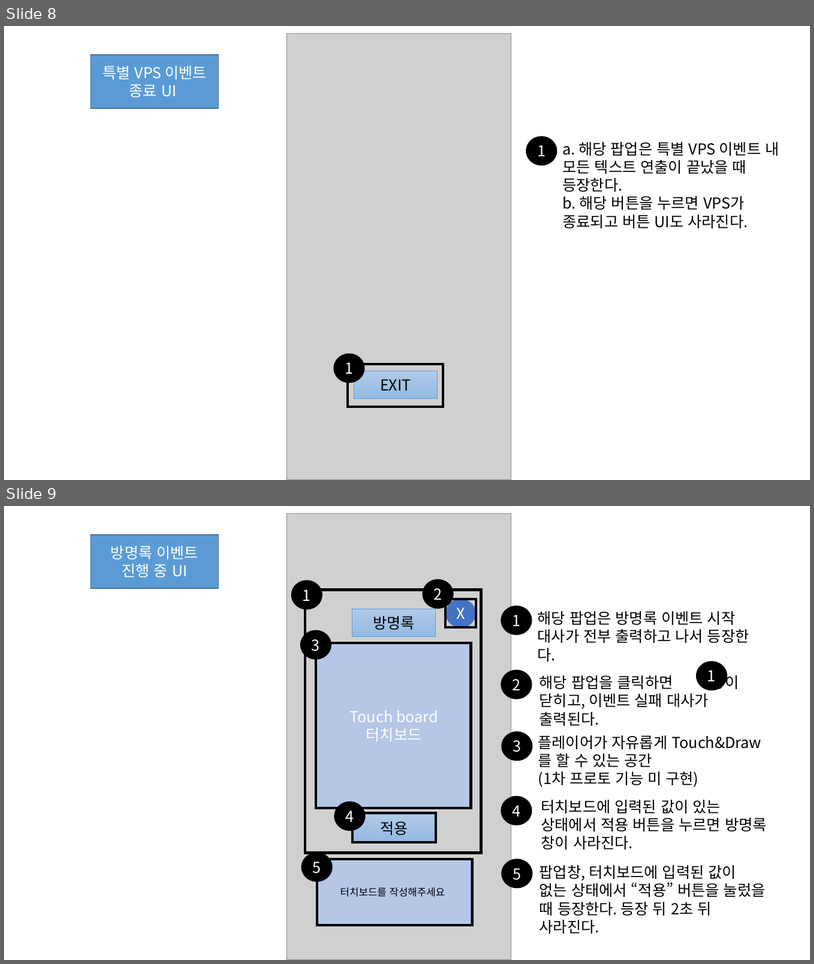
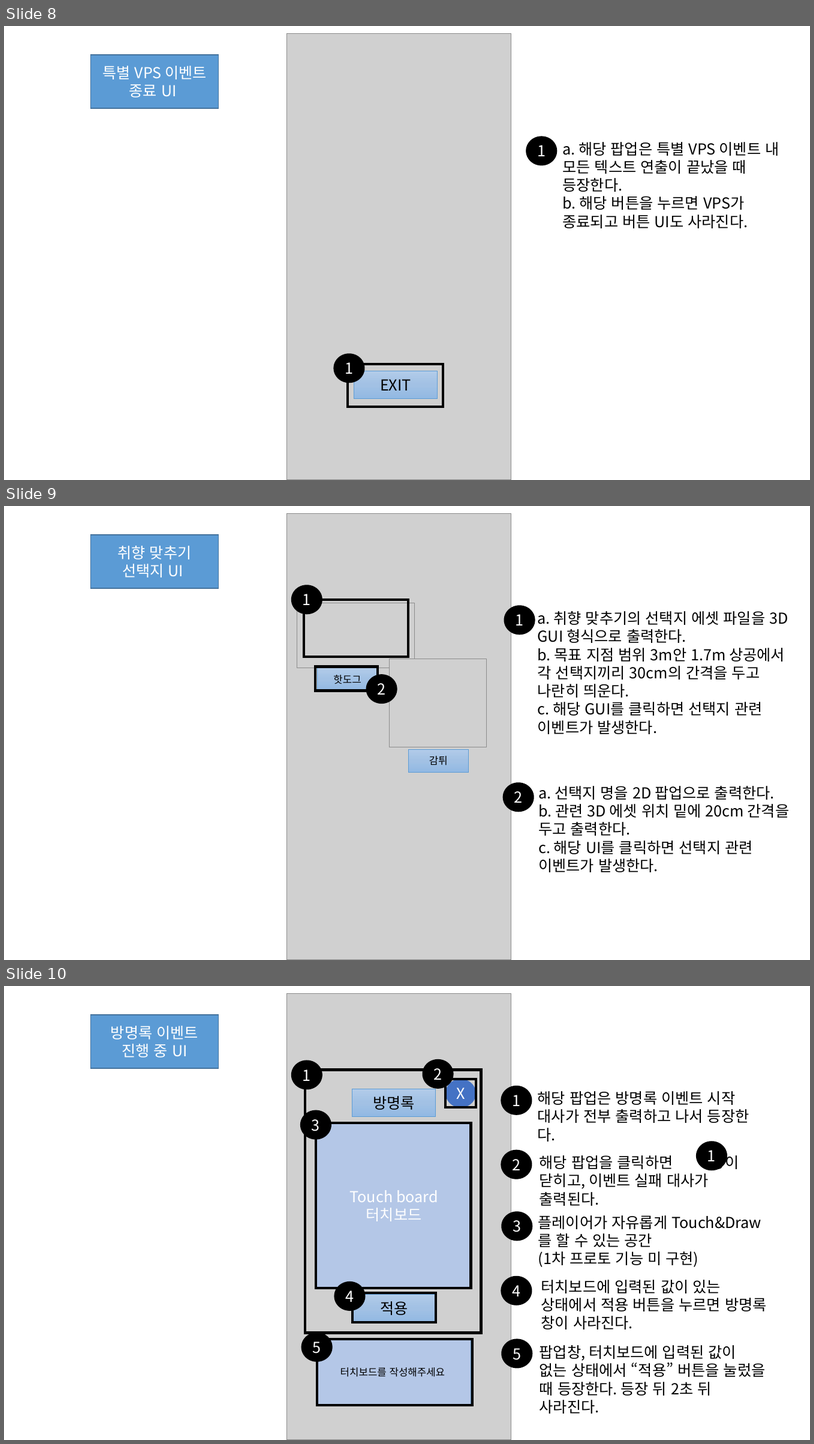
Before and after one commit to Kjaeseong/RocketTeamDocu, a slide deck: 00.기획서/221020_팝업UI시스템 기획서_V100.pptx. Shown one above the other, each under a label of ours: slides 8 and 9 before the commit, slides 8, 9 and 10 after it. The pictures are 814x964 and 814x1444 pixels, drawn with LibreOffice and Linux fonts; fonts in the diff are those of the drawing; grey boxes stand for pictures. Boxes give left, top, right and bottom in pixels: in the first picture for what was removed or moved away, otherwise in the second. Text is boxed around its words. In the diff, an @@ line names an element or a change of style, - is before the commit and + after.

```diff
--- a/00.기획서/221020_팝업UI시스템 기획서_V100.pptx
+++ b/00.기획서/221020_팝업UI시스템 기획서_V100.pptx
@@ slide 9 added at box(4, 506, 810, 960), background #FFFFFF @@
@@ picture added at box(287, 513, 512, 960) @@
@@ rectangle added at box(91, 535, 219, 588), fill #5B9BD5, outline #43739E 1 pt, 18 pt, text #FFFFFF @@
+취향 맞추기
+선택지 UI
@@ ellipse added at box(292, 585, 322, 613), fill #000000, outline #000000 1 pt, 18 pt, text #FFFFFF @@
+1
@@ picture added at box(297, 603, 415, 667) @@
@@ rectangle added at box(304, 600, 409, 657), outline #000000 3 pt @@
@@ ellipse added at box(505, 606, 535, 634), fill #000000, outline #000000 1 pt, 18 pt, text #FFFFFF @@
+1
@@ text added at box(538, 611, 788, 734), 18 pt, text #000000 @@
+a. 취향 맞추기의 선택지 에셋 파일을 3D GUI 형식으로 출력한다.
+b. 목표 지점 범위 3m안 1.7m 상공에서 각 선택지끼리 30cm의 간격을 두고 나란히 띄운다.
+c. 해당 GUI를 클릭하면 선택지 관련 이벤트가 발생한다.
@@ rectangle added at box(315, 666, 378, 691), outline #000000 3 pt @@
@@ rectangle added at box(317, 667, 378, 691), fill gradient #B1CBE9 to #A3C1E5 to #93B9E4, outline #5B9BD5 0.5 pt, 12 pt, text #000000 @@
+핫도그
@@ picture added at box(390, 659, 488, 747) @@
@@ ellipse added at box(366, 675, 396, 703), fill #000000, outline #000000 1 pt, 18 pt, text #FFFFFF @@
+2
@@ rectangle added at box(409, 749, 469, 772), fill gradient #B1CBE9 to #A3C1E5 to #93B9E4, outline #5B9BD5 0.5 pt, 12 pt, text #000000 @@
+감튀
@@ ellipse added at box(504, 783, 534, 811), fill #000000, outline #000000 1 pt, 18 pt, text #FFFFFF @@
+2
@@ text added at box(539, 786, 790, 872), 18 pt, text #000000 @@
+a. 선택지 명을 2D 팝업으로 출력한다.
+b. 관련 3D 에셋 위치 밑에 20cm 간격을 두고 출력한다.
+c. 해당 UI를 클릭하면 선택지 관련 이벤트가 발생한다.
@@ what was slide 9 is now slide 10 @@
```
Also in this commit, not shown: 2 slides changed, 1 other file.
